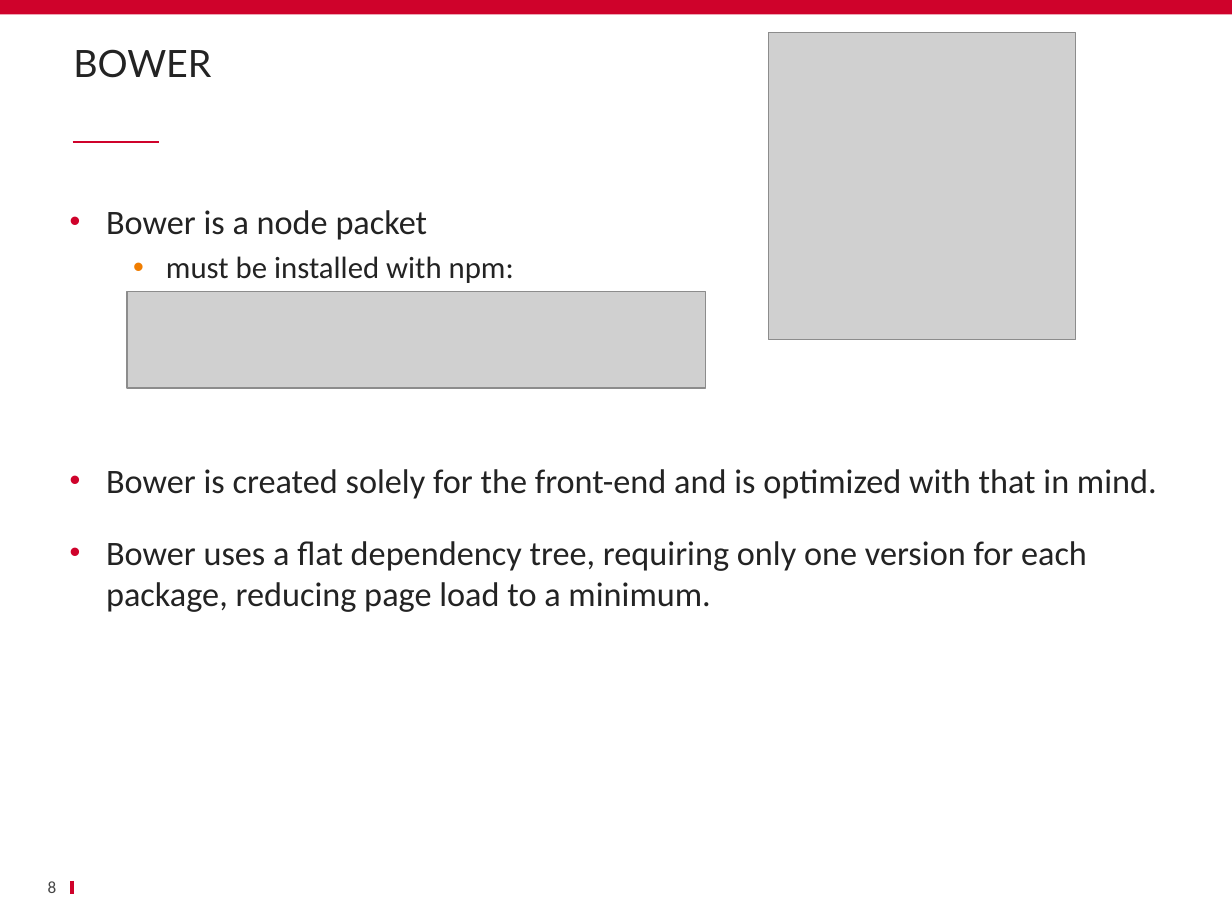
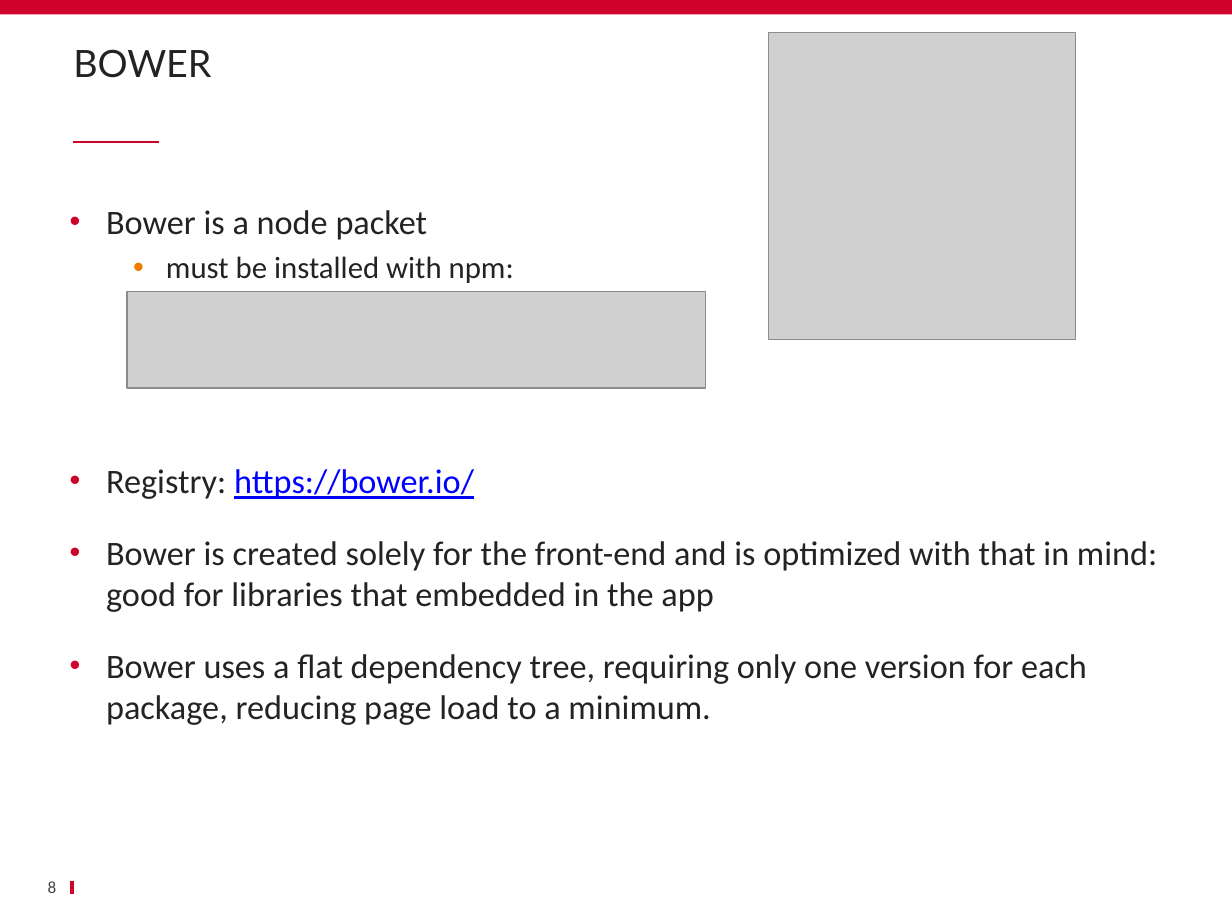
Before and after one commit to schassande/formation-angularjs1, a slide deck: slide 8 of Jour2/13 bower/13_bower.pptx. Drawn at 1232x924 pixels with LibreOffice and Linux fonts; fonts in the diff are those of the drawing; grey boxes stand for pictures; background and template pictures are left out. Boxes give left, top, right and bottom in pixels: in the first picture for what was removed or moved away, otherwise in the second. Text is boxed around its words. In the diff, an @@ line names an element or a change of style, - is before the commit and + after.

Commit message:
improve bower chapter

```diff
--- a/Jour2/13 bower/13_bower.pptx
+++ b/Jour2/13 bower/13_bower.pptx
@@ text at [106, 469, 1157, 612]: text changed @@
-• Bower is created solely for the front-end and is optimized with that in mind.
+• Registry: https://bower.io/
+• Bower is created solely for the front-end and is optimized with that in mind: good for libraries that embedded in the app
```
Also in this commit, not shown: 7 other slides changed, 4 slides added, 2 slides removed, 1 other file.
